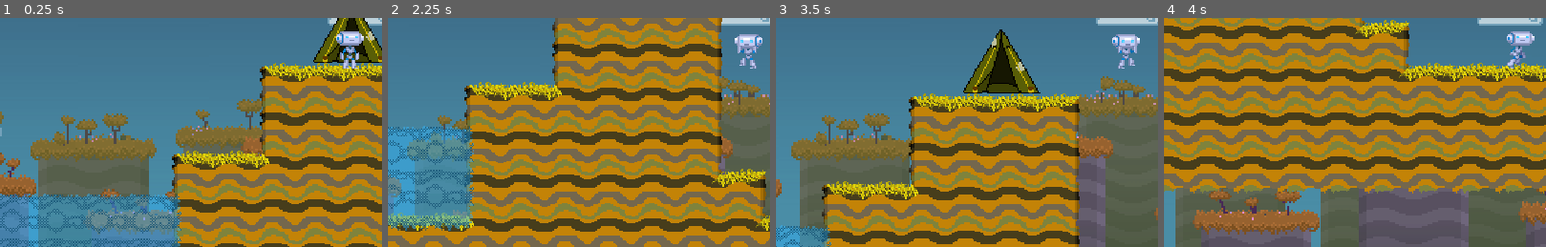
Above: before the commit, frames 1-4 (left to right).
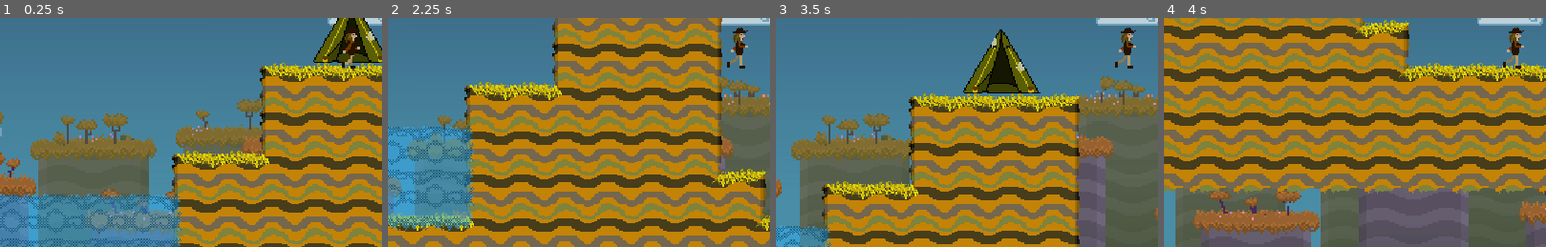
Above: after the commit, the same moments.

Repository: fr4nt1x/project_heart
Game: Godot game, scene res://src/Main/Game.tscn
The game is run twice, just before and just after one commit, with the same random seed, the same clock (stepped at 60 frames per second) and the same inputs.
Inputs:
- Up to frame 1 (0.25 s): no input
- Up to frame 2 (2.25 s): hold Right (move_right) 0.53-2.03 s; tap Space (shoot) at 0.6, 2.1 s; tap Up (jump) at 0.77, 1.52 s; tap Tab (splitscreen) at 1.35 s; hold Left (move_left) from 2.03 s (still down)
- Up to frame 3 (3.5 s): tap Enter at 2.75 s; release Left (move_left) at 2.78 s; hold Right (move_right) from 2.78 s (still down); tap Tab (splitscreen) at 2.85 s; tap Up (jump) at 3.02 s
- Up to frame 4 (4 s): keep holding Right (move_right); tap Space (shoot) at 3.6 s; tap Up (jump) at 3.77 s
The pictures show only the part of the screen within x 4-54%, y 39-89%; the shares and areas given below are measured in that part.

The runs differ from the first frame. In frame 1, 0.7% of the frame differs, in the area x 88-96%, y 5-23%; in frame 2, 0.9%, in the area x 88-98%, y 4-23%; in frame 3, 0.8%; in frame 4, 0.8%.
Error in both runs: Attempt to call function 'connect' in base 'null instance' on a null instance. (res://src/Actors/Lion.gd:23)

Commit message:
added some images

Diff:
--- a/src/Actors/Player.tscn
+++ b/src/Actors/Player.tscn
@@ -9,6 +9,7 @@
 [ext_resource path="res://assets/art/ui/touch_button_jump.png" type="Texture" id=7]
 [ext_resource path="res://assets/art/ui/touch_button_fire.png" type="Texture" id=8]
 [ext_resource path="res://src/Actors/Gun.gd" type="Script" id=9]
+[ext_resource path="res://assets/art/player/indy.png" type="Texture" id=10]
 
 [sub_resource type="Animation" id=1]
 resource_name = "crouch"
@@ -135,7 +136,6 @@
 [sub_resource type="Animation" id=8]
 length = 1.25
 loop = true
-step = 0.25
 tracks/0/type = "value"
 tracks/0/path = NodePath("Sprite:frame")
 tracks/0/interp = 1
@@ -147,6 +147,18 @@
 "transitions": PoolRealArray( 1, 1, 1, 1, 1, 1 ),
 "update": 1,
 "values": [ 0, 1, 2, 3, 4, 0 ]
+}
+tracks/1/type = "value"
+tracks/1/path = NodePath("Sprite2:frame")
+tracks/1/interp = 1
+tracks/1/loop_wrap = true
+tracks/1/imported = false
+tracks/1/enabled = true
+tracks/1/keys = {
+"times": PoolRealArray( 0, 0.3, 0.6, 0.9, 1.2 ),
+"transitions": PoolRealArray( 1, 1, 1, 1, 1 ),
+"update": 1,
+"values": [ 0, 1, 2, 3, 0 ]
 }
 
 [sub_resource type="Animation" id=9]
@@ -201,11 +213,12 @@
 collision_mask = 8
 
 [node name="Sprite" type="Sprite" parent="."]
+visible = false
 position = Vector2( 0, -14 )
 texture = ExtResource( 2 )
 hframes = 16
 vframes = 2
-frame = 22
+frame = 3
 
 [node name="Gun" type="Position2D" parent="Sprite"]
 position = Vector2( 14, 1 )
@@ -289,3 +302,10 @@
 meta_underlined = false
 scroll_active = false
 deselect_on_focus_loss_enabled = false
+
+[node name="Sprite2" type="Sprite" parent="."]
+position = Vector2( -3, -16 )
+texture = ExtResource( 10 )
+hframes = 2
+vframes = 2
+frame = 2
Binary file added: assets/art/player/indy.png
Not shown, added: assets/art/player/indy.png.import
Not shown: 1 places in src/Actors/Player.tscn that only renumber resources
Not shown, added: assets/art/player/Bus.piskel
Not shown, added: assets/art/player/Kallax.piskel
Not shown, added: assets/art/player/Kallax1x4.piskel
Not shown, added: assets/art/player/Kallax4x4.piskel
Not shown, changed: assets/art/player/indy.piskel
Not shown, changed: assets/art/player/indyBobblehead.piskel
